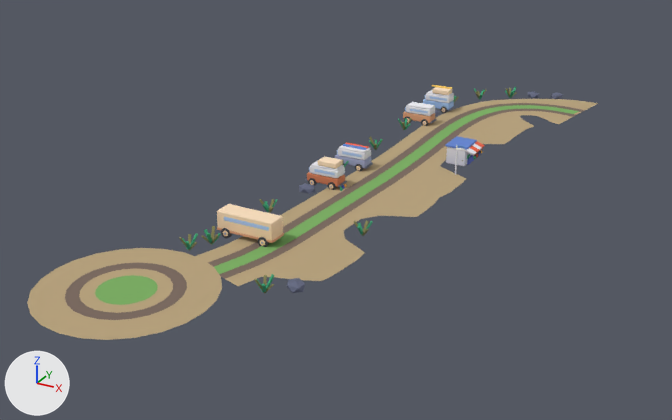
The glTF model public/assets/toycar/set-rock-poolers-park.glb, before and after one commit.
One viewpoint serves both versions: a 50 mm lens placed at (15.2, -35.1, 14.6), pointed at (-2.1, -3.8, -1.0). Every picture has the same lights, and +X, +Y and +Z are marked at lower left. The first picture is the older version. Vertices at exactly the same position are counted once.

Script lines for the objects in view, before the commit:
```python
me_anim_sway_a_z_d_20_p_2_2_park = bpy.data.meshes.new('anim_sway:a=z:d=20:p=2.2#park')
me_anim_sway_a_z_d_20_p_2_2_park.from_pydata(...)  # 48 vertices, 88 faces; spans x 0.02..0.34, y -0.03..0.03, z -0.2..0.0
me_anim_sway_a_z_d_20_p_2_2_park.materials.append(mat_colormap)  # picture img_colormap_png
me_park = bpy.data.meshes.new('park')
me_park.from_pydata(...)  # 4111 vertices, 7258 faces; spans x -6.8..4.5, y -18.0..13.5, z -0.5..1.4
me_park.materials.append(mat_colormap)  # picture img_colormap_png
ob_anim_sway_a_z_d_20_p_2_2_park = bpy.data.objects.new('anim_sway:a=z:d=20:p=2.2#park', me_anim_sway_a_z_d_20_p_2_2_park)
ob_anim_sway_a_z_d_20_p_2_2_park.location = (1.8, -0.2, 1.4)
ob_park = bpy.data.objects.new('park', me_park)
ob_park.location = (0.0, 0.0, 0.0)
```
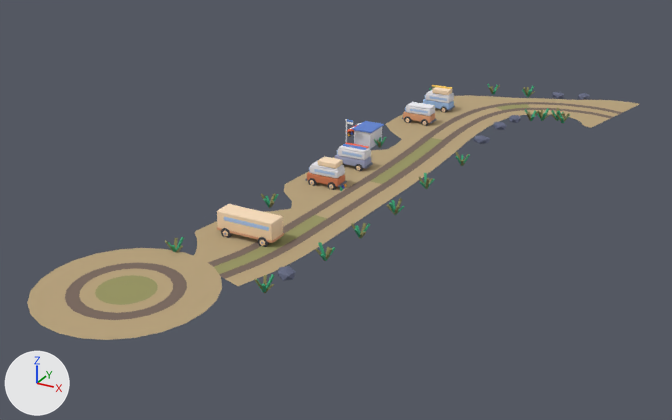
Pixel boxes (x1, y1, x2, y2) of what changed, in the pictures (672 x 420 px; the box of a moved part takes in the faces that stretch with it):
'park', reshaped (7% wider)
    before: (27, 85, 598, 340)
    after: (27, 84, 639, 340)
'anim_sway:a=z:d=20:p=2.2#park', moved
    before: (457, 145, 465, 151)
    after: (347, 119, 353, 125)
part 1 of me_park, moved or reshaped
    before: (435, 109, 439, 116)
    after: (509, 115, 521, 123)
part 2 of me_park, moved or reshaped
    before: (551, 93, 563, 99)
    after: (493, 122, 507, 130)
part 3 of me_park, moved or reshaped
    before: (299, 183, 316, 194)
    after: (473, 136, 490, 144)
part 4 of me_park, moved or reshaped
    before: (362, 229, 369, 236)
    after: (424, 173, 427, 184)
part 5 of me_park, rebuilt
    before: (357, 226, 364, 236)
    after: (360, 223, 366, 235)
part 6 of me_park, deleted
    before: (179, 119, 485, 293)
part 7 of me_park, reshaped
    before: (195, 91, 598, 281)
    after: (165, 84, 639, 281)
part 8 of me_park, surface changed
    before: (95, 105, 588, 305)
    after: (95, 104, 599, 305)

Patch to the scene script:
```diff
--- a/public/assets/toycar/set-rock-poolers-park.glb.py
+++ b/public/assets/toycar/set-rock-poolers-park.glb.py
@@ me_park @@
 # used by ob_park; location = (0.0, 0.0, 0.0)
-me_park.from_pydata(...)  # 4111 vertices, 7258 faces; spans x -6.8..4.5, y -18.0..13.5, z -0.5..1.4
+me_park.from_pydata(...)  # 4265 vertices, 7494 faces; spans x -6.8..6.5, y -18.0..14.1, z -0.5..1.4
+# me_park part 1: the loose piece of 12 vertices spanning x -2.8..-2.1, y 6.9..7.5, z -0.1..0.3 is turned 130.8 degrees about the z axis through its middle, then moved by (4.0, 1.0, 0.0)
+# me_park part 2: the loose piece of 12 vertices spanning x 1.9..2.5, y 12.7..13.5, z -0.1..0.3 is turned 65.9 degrees about the z axis through its middle, then moved by (-1.0, -6.3, 0.0)
+# me_park part 3: the loose piece of 12 vertices spanning x -3.3..-2.5, y -5.0..-4.4, z -0.1..0.3 is turned 32.5 degrees about the z axis through its middle, then moved by (4.1, 9.1, 0.0)
+# me_park part 4: the loose piece of 8 vertices spanning x 1.0..1.3, y -7.5..-7.2, z -0.1..0.3 is scaled about its middle by (-0.716, -1.34, 1.56), then moved by (0.0, 5.5, 0.1)
+# me_park part 5: the loose piece of 8 vertices spanning x 0.9..1.1, y -7.6..-7.2, z -0.1..0.4 is rebuilt with 8 vertices and now spans x 1.0..1.1, y -7.5..-7.1, z -0.1..0.4
+# me_park part 6: 45 loose pieces with 608 vertices, spanning x -4.2..2.2, y -12.4..4.5, z -0.1..1.4, are deleted
+# me_park part 7: 218 vertices moved from x -3.2..4.5, y -11.8..13.0, z -0.1..0.1 to x -4.4..5.0, y -11.8..13.9, z -0.1..0.1; 261 vertices removed from x -3.6..4.5, y -10.5..13.1, z -0.1..0.8; 1023 vertices added at x -4.5..6.5, y -12.1..14.1, z -0.1..1.4
+# me_park part 8: 151 kept faces spanning x -4.7..4.9, y -15.9..12.3, z 0.1 get new texture (UV) coordinates
+# other edits to the shape of me_park do not show in these pictures
 me_park.materials.append(mat_colormap)
@@ ob_anim_sway_a_z_d_20_p_2_2_park @@
 ob_anim_sway_a_z_d_20_p_2_2_park = bpy.data.objects.new('anim_sway:a=z:d=20:p=2.2#park', me_anim_sway_a_z_d_20_p_2_2_park)
-ob_anim_sway_a_z_d_20_p_2_2_park.location = (1.8, -0.2, 1.4)
+ob_anim_sway_a_z_d_20_p_2_2_park.location = (-3.9, 0.6, 1.4)
```
